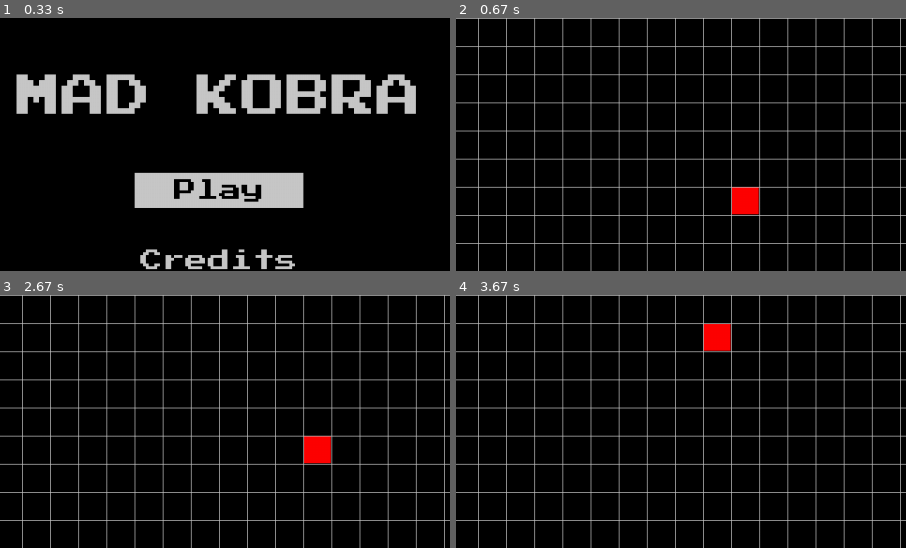
Above: before the commit, frames 1-4 (two rows, left to right).
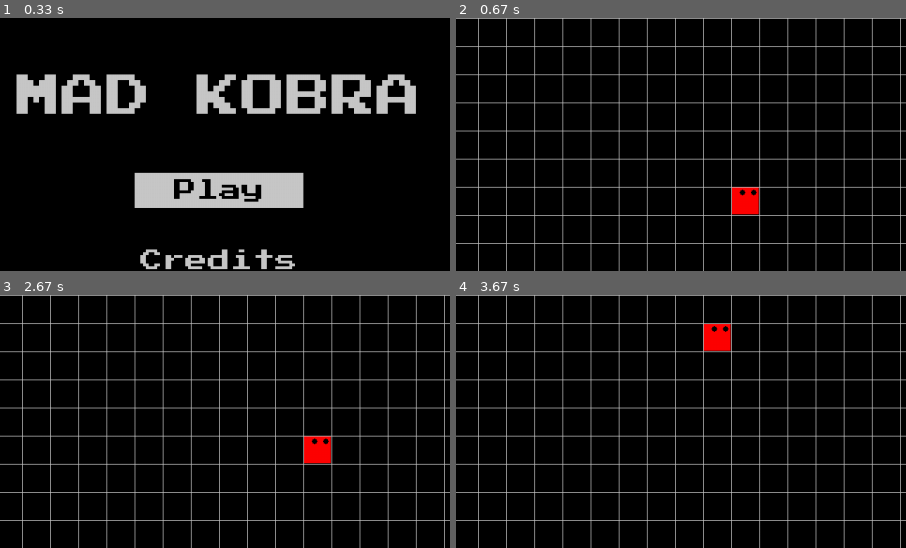
Above: after the commit, the same moments.

Repository: LUDUSLab/stem-games
Game: pygame game, started from Snake3Equipe2/main.py
The game is run twice, just before and just after one commit, with the same random seed, the same clock (stepped at 60 frames per second) and the same inputs.
Inputs:
- Up to frame 1 (0.33 s): no input
- Up to frame 2 (0.67 s): tap Enter at 0.33 s
- Up to frame 3 (2.67 s): hold W 0.67-1.13 s; hold D 1.17-1.63 s; hold A 1.67-2.2 s; hold S 2.23-2.53 s; hold A from 2.57 s (still down)
- Up to frame 4 (3.67 s): release A at 2.97 s; hold W 3-3.37 s; hold D from 3.4 s (still down)
The pictures show only the part of the screen within x 26-76%, y 11-61%; the shares and areas given below are measured in that part.

Frame 1 is identical in both runs. In frame 2, less than 0.1% of the frame differs, in the area x 62-67%, y 67-71%; in frame 3, less than 0.1%, in the area x 69-74%, y 56-60%; in frame 4, less than 0.1%.

Commit message:
add snake eyes

Diff:
--- a/Snake3Equipe2/game.py
+++ b/Snake3Equipe2/game.py
@@ -33,10 +33,18 @@
         self.dirny = dirny
         self.pos = (self.pos[0] + self.dirnx, self.pos[1] + self.dirny)
 
-    def draw(self, dist, surface):
+    def draw(self, dist, surface, eyes=False):
         i = self.pos[0]
         j = self.pos[1]
         pygame.draw.rect(surface, self.color, (i * dist + 1, j * dist + 1, dist - 2, dist - 2))
+        if eyes:
+            centre = dist//2
+            radius = 4
+            circle_middle = (i*dist+centre-radius, j*dist+8)
+            circle_middle2 = (i*dist + dist - radius*2, j*dist+8)
+            color = config.COLOR_BLACK
+            pygame.draw.circle(surface, color, circle_middle, radius)
+            pygame.draw.circle(surface, color, circle_middle2, radius)
 
 
 class Snake(object):
@@ -93,7 +101,10 @@
 
     def draw(self, dist, surface):
         for i, c in enumerate(self.__body):
-            c.draw(dist, surface)
+            if i == 0:
+                c.draw(dist, surface, True)
+            else:
+                c.draw(dist, surface)
 
     def collision_with_herself(self):
         for x in range(len(self.__body)):
@@ -116,17 +127,17 @@
 
     def draw_grid(self, columns, rows, surface):
         if self.grid:
-            sqrsize = self.size[0] // rows
+            sqrsize = self.size[0] // columns
             x = 0
             y = 0
-            for i in range(rows):
+            for i in range(columns):
                 x = x + sqrsize
                 pygame.draw.line(surface, config.COLOR_LIGHT_GRAY, (x, 0), (x, self.size[0]))
-            for j in range(columns):
+            for j in range(rows):
                 y = y + sqrsize
                 pygame.draw.line(surface, config.COLOR_LIGHT_GRAY, (0, y), (self.size[0], y))
 
     def redraw_window(self, surface):
         surface.fill((0, 0, 0))
         self.snake.draw(self.size[0] // self.columns, surface)
-        self.draw_grid(18, 32, surface)
+        self.draw_grid(32, 18, surface)
